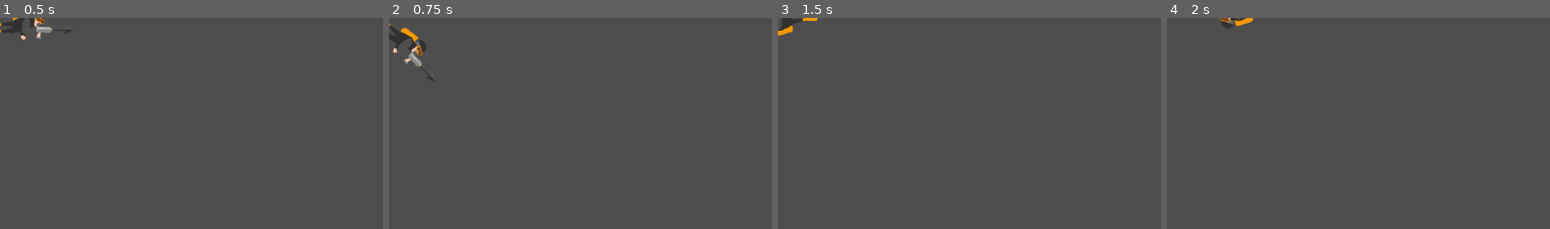
Above: before the commit, frames 1-4 (left to right).
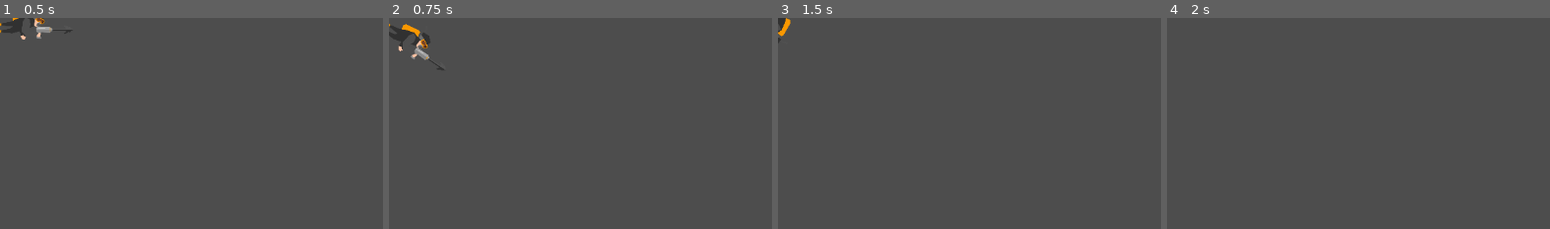
Above: after the commit, the same moments.

Repository: c1ayer/Game-Jam-Jan-2025
Game: Godot game, scene res://scenes/Game.tscn
The game is run twice, just before and just after one commit, with the same random seed, the same clock (stepped at 60 frames per second) and the same inputs.
Inputs:
- Up to frame 1 (0.5 s): no input
- Up to frame 2 (0.75 s): tap Enter at 0.5 s; hold D (move_right) from 0.53 s (still down); hold Space (shoot) from 0.53 s (still down)
- Up to frame 3 (1.5 s): release D (move_right) at 1.28 s; release Space (shoot) at 1.28 s; hold S (move_down) from 1.28 s (still down); tap Space (shoot) at 1.35 s
- Up to frame 4 (2 s): keep holding S (move_down)
The pictures show only the part of the screen within x 0-50%, y 0-50%; the shares and areas given below are measured in that part.

Frame 1 is identical in both runs. In frame 2, 0.9% of the frame differs, in the area x 0-15%, y 2-30%; in frame 3, 0.3%; in frame 4, 0.3%.

Commit message:
beginning of harpoon code

Diff:
--- /dev/null
+++ b/michael-bubble/Harpoon.gd
@@ -0,0 +1,38 @@
+extends Area2D
+
+# Signal to notify when the harpoon attaches to a valid object
+signal attached(hit_body)
+
+@export var speed = 600  # Speed of the harpoon
+@export var max_distance = 500  # Maximum range of the harpoon
+var direction = Vector2.ZERO  # Direction the harpoon is moving
+var traveled_distance = 0  # Tracks how far the harpoon has traveled
+
+func _ready():
+	$Timer.start()  # Start the timer for despawning the harpoon after a timeout
+
+func initialize(start_position, direction_vector):
+	# Set the initial position and direction of the harpoon
+	global_position = start_position
+	direction = direction_vector.normalized()
+
+func _process(delta):
+	# Move the harpoon in the specified direction
+	var move_vector = direction * speed * delta
+	position += move_vector
+	traveled_distance += move_vector.length()
+
+	# Check if the harpoon has exceeded its maximum range
+	if traveled_distance >= max_distance:
+		queue_free()  # Remove the harpoon if it exceeds its range
+
+func _on_Area2D_body_entered(body):
+	# When the harpoon hits something
+	if body.is_in_group("hookable"):  # Check if the object is in the "hookable" group
+		speed = 0  # Stop the harpoon's movement
+		emit_signal("attached", body)  # Emit the attached signal with the hit object
+		queue_free()  # Remove the harpoon after attaching
+
+func _on_Timer_timeout():
+	# Remove the harpoon when the timer times out
+	queue_free()
--- a/michael-bubble/scripts/character_body_2d.gd
+++ b/michael-bubble/scripts/character_body_2d.gd
@@ -1,12 +1,16 @@
 extends CharacterBody2D
 
-@export var speed = 350  #play around with speed for balance
-@export var rotation_speed = 4  #play around with rotation speed for balance
+@export var speed = 300  # Adjust for balance
+@export var rotation_speed = 3  # Adjust for balance
 @export var deceleration = 200  # Rate at which the velocity decreases
 @export var forward_multiplier = 1.2  # Speed multiplier for moving forward
 @export var backward_multiplier = 0.6  # Speed multiplier for moving backward
+@export var harpoon_scene: PackedScene  # Drag your Harpoon.tscn here
 
 var rotation_direction = 0
+var harpoon_instance = null  # Store a reference to the harpoon
+var is_pulling = false
+var pull_target_position = Vector2.ZERO  # Target position for pulling
 
 func get_input(delta):
 	rotation_direction = Input.get_axis("move_left", "move_right")
@@ -22,7 +26,41 @@
 		# Decelerate if no input is given
 		velocity = velocity.move_toward(Vector2.ZERO, deceleration * delta)
 
+func shoot_harpoon():
+	if harpoon_instance == null:  # Only allow one harpoon at a time
+		# Ensure the harpoon scene is assigned
+		if harpoon_scene == null:
+			print("Error: Harpoon scene is not assigned!")
+			return
+
+		# Instance the harpoon scene and add it to the scene tree
+		harpoon_instance = harpoon_scene.instance()
+		if harpoon_instance:
+			harpoon_instance.initialize(global_position, transform.x)  # Set its position and direction
+			get_tree().root.add_child(harpoon_instance)  # Add to the root of the scene tree
+			harpoon_instance.connect("attached", self, "_on_harpoon_attached")
+		else:
+			print("Error: Failed to instance harpoon scene!")
+
+func _on_harpoon_attached(hit_body):
+	is_pulling = true
+	pull_target_position = hit_body.global_position  # Set the target position
+	harpoon_instance = null  # Reset the harpoon instance reference
+
 func _physics_process(delta):
-	get_input(delta)
-	rotation += rotation_direction * rotation_speed * delta
-	move_and_slide()
+	if is_pulling:
+		# Pull the diver toward the target position
+		var pull_vector = (pull_target_position - global_position).normalized()
+		velocity = pull_vector * speed
+
+		if global_position.distance_to(pull_target_position) < 10:  # Stop pulling when close enough
+			is_pulling = false
+			velocity = Vector2.ZERO  # Stop movement
+	else:
+		get_input(delta)
+		rotation += rotation_direction * rotation_speed * delta
+		move_and_slide()
+
+func _input(event):
+	if event.is_action_pressed("shoot"):  # Bind this action in the Input Map
+		shoot_harpoon()
Empty file removed: michael-bubble/player.gd
Not shown, added: michael-bubble/scenes/pla4EFD.tmp
Not shown, added: michael-bubble/scenes/pla5F79.tmp
Not shown, added: michael-bubble/scenes/pla69F8.tmp
Not shown, added: michael-bubble/scenes/pla7032.tmp
Not shown, added: michael-bubble/scenes/pla8456.tmp
